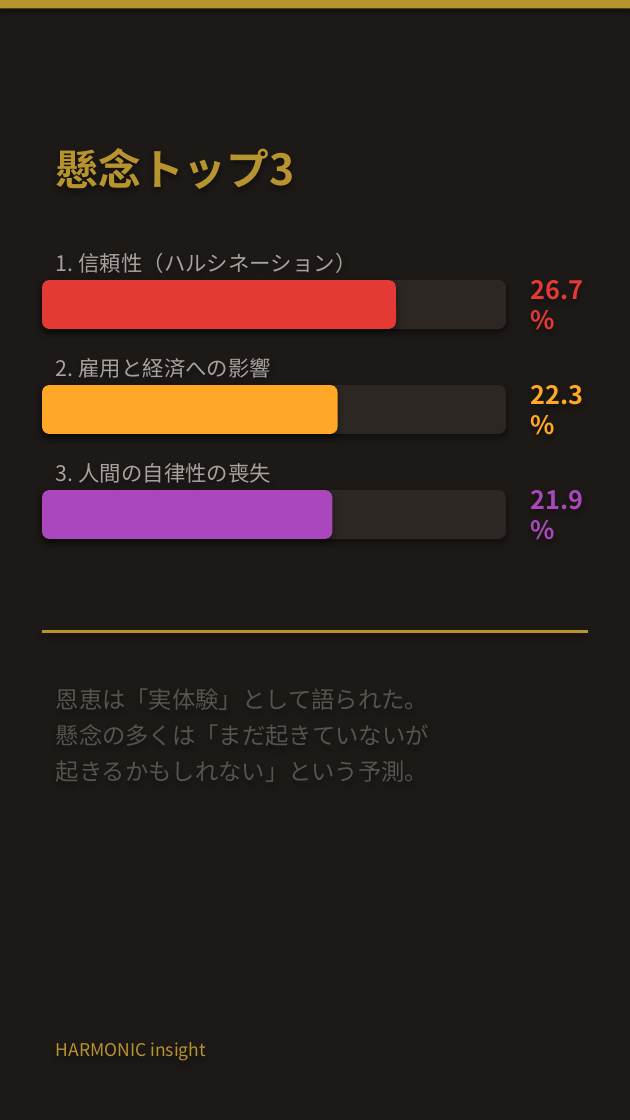
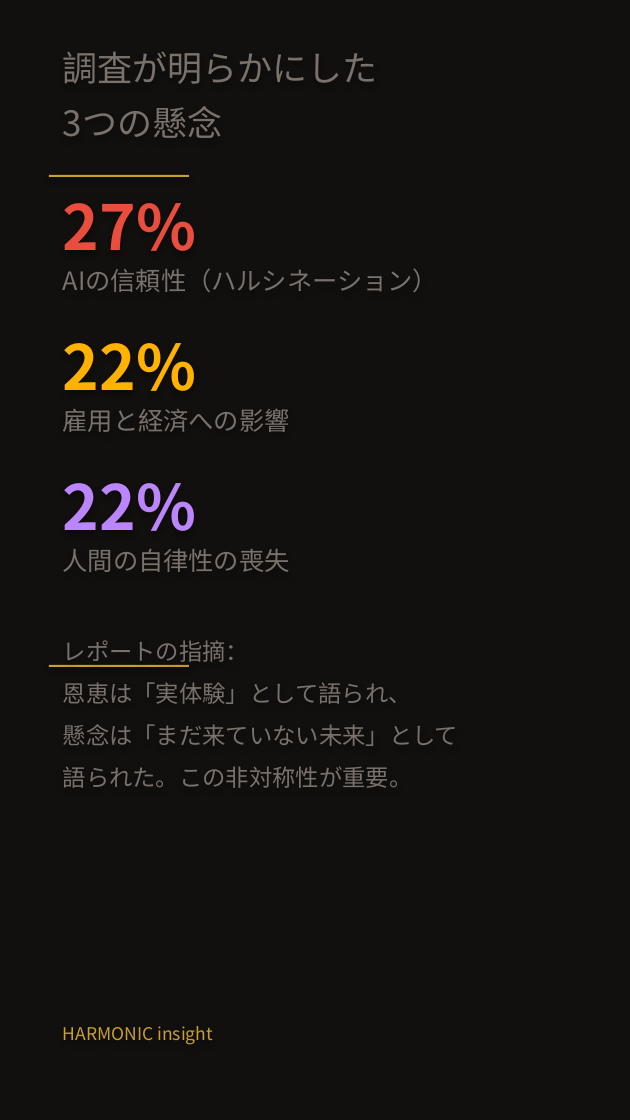
Before and after one commit to HarmonicInsight/harmonic-marketing, a slide deck: slide 4 of content/youtube/shorts/SHORT_NEWS_03_anthropic_light_shade.pptx. Drawn at 630x1120 pixels with LibreOffice and Linux fonts; fonts in the diff are those of the drawing. Boxes give left, top, right and bottom in pixels: in the first picture for what was removed or moved away, otherwise in the second. Text is boxed around its words. In the diff, an @@ line names an element or a change of style, - is before the commit and + after.

```diff
--- a/content/youtube/shorts/SHORT_NEWS_03_anthropic_light_shade.pptx
+++ b/content/youtube/shorts/SHORT_NEWS_03_anthropic_light_shade.pptx
@@ background #1C1917 to #12100E @@
@@ rectangle removed at box(0, 0, 630, 8) @@
@@ text added at box(63, 51, 378, 138), 18 pt, text #78716C @@
+調査が明らかにした
+3つの懸念
@@ rectangle added at box(49, 175, 189, 176), fill #C9A02D @@
@@ text at box(63, 203, 196, 251): text changed; size 22 to 32 pt; text colour #B8942F to #E84D3D @@
-懸念トップ3
+27%
@@ text at box(63, 268, 438, 292): text changed; size 11 to 13 pt; text colour #A8A29E to #78716C @@
-1. 信頼性（ハルシネーション）
+AIの信頼性（ハルシネーション）
@@ rounded rectangle removed at box(42, 280, 505, 329) @@
@@ rounded rectangle removed at box(42, 280, 396, 329) @@
@@ text removed at box(530, 280, 583, 300) @@
-26.7%
@@ text at box(63, 343, 196, 391): text changed; size 13 to 32 pt; text colour #FFA726 to #FFB300 @@
-22.3%
+22%
@@ rounded rectangle removed at box(42, 385, 505, 434) @@
@@ rounded rectangle removed at box(42, 385, 337, 434) @@
@@ text at box(63, 409, 290, 432): text changed; size 11 to 13 pt; text colour #A8A29E to #78716C @@
-2. 雇用と経済への影響
+雇用と経済への影響
@@ rounded rectangle removed at box(42, 490, 505, 539) @@
@@ rounded rectangle removed at box(42, 490, 332, 539) @@
@@ text added at box(63, 483, 196, 531), 32 pt, text #BB86FC, bold @@
+22%
@@ text removed at box(530, 490, 583, 510) @@
-21.9%
@@ text at box(63, 549, 290, 572): text changed; size 11 to 13 pt; text colour #A8A29E to #78716C @@
-3. 人間の自律性の喪失
+人間の自律性の喪失
@@ rectangle removed at box(42, 630, 588, 633) @@
@@ text at box(63, 640, 459, 788): text changed; text colour #57534E to #78716C @@
-恩恵は「実体験」として語られた。
-懸念の多くは「まだ起きていないが
-起きるかもしれない」という予測。
+レポートの指摘：
+恩恵は「実体験」として語られ、
+懸念は「まだ来ていない未来」として
+語られた。この非対称性が重要。
@@ rectangle added at box(49, 665, 189, 666), fill #C9A02D @@
@@ text "HARMONIC insight": place and size @@
-text "HARMONIC insight" at box(56, 1042, 206, 1061)
+text "HARMONIC insight" at box(63, 1026, 213, 1045)
@@ text "HARMONIC insight" at box(63, 1026, 213, 1045): text colour #B8942F to #C9A02D; line spacing 1 to 1.3 @@
```
Also in this commit, not shown: 4 other slides changed, 3 other files.
